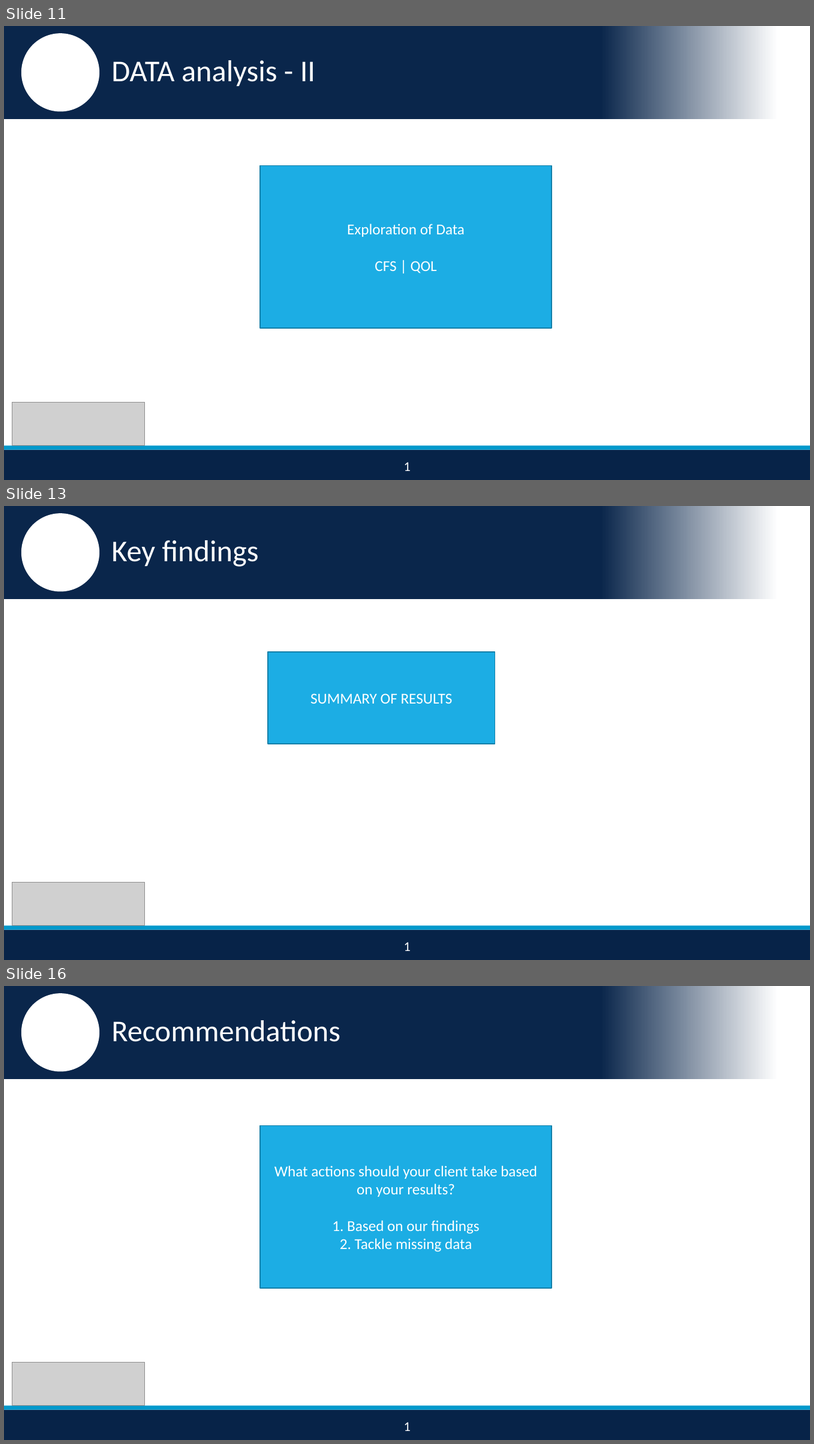
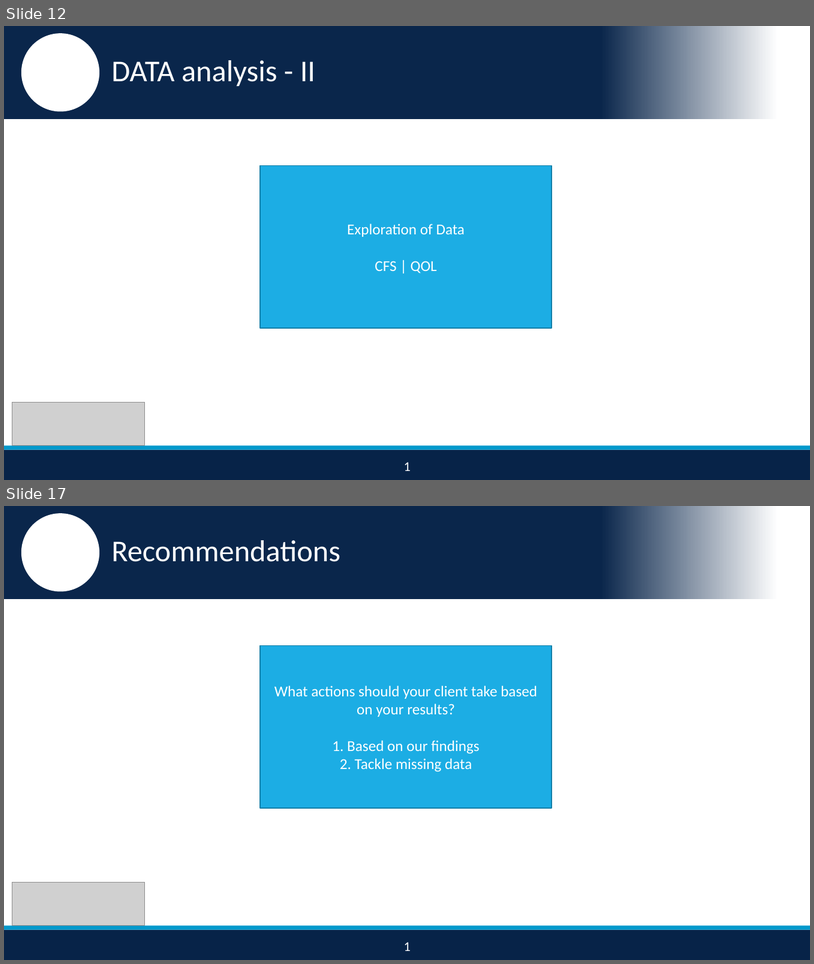
Before and after one commit to nikhilba/NOLA, a slide deck: Presentation/NOLA_Midterm_Presentation_v1.1.pptx. Shown one above the other, each under a label of ours: slides 11, 13 and 16 before the commit, slides 12 and 17 after it; the slides between them are not shown. The pictures are 814x1444 and 814x964 pixels, drawn with LibreOffice and Linux fonts; fonts in the diff are those of the drawing; grey boxes stand for pictures; background and template pictures are left out. Boxes give left, top, right and bottom in pixels: in the first picture for what was removed or moved away, otherwise in the second. Text is boxed around its words. In the diff, an @@ line names an element or a change of style, - is before the commit and + after.

```diff
--- a/Presentation/NOLA_Midterm_Presentation_v1.1.pptx
+++ b/Presentation/NOLA_Midterm_Presentation_v1.1.pptx
@@ slide 13 removed at (4,506,810,960), background #FFFFFF; not listed: 4 template elements that a slide beside it also shows @@
@@ text removed at (111,540,259,567) @@
-Key findings
@@ rectangle removed at (269,652,495,743) @@
-SUMMARY OF RESULTS
@@ picture removed at (12,882,145,925) @@
@@ text removed at (404,942,411,951) @@
-1
@@ what was slide 11 is now slide 12 @@
@@ what was slide 16 is now slide 17 @@
```
Also in this commit, not shown: 7 slides changed, 3 slides added, 1 other slide removed.
